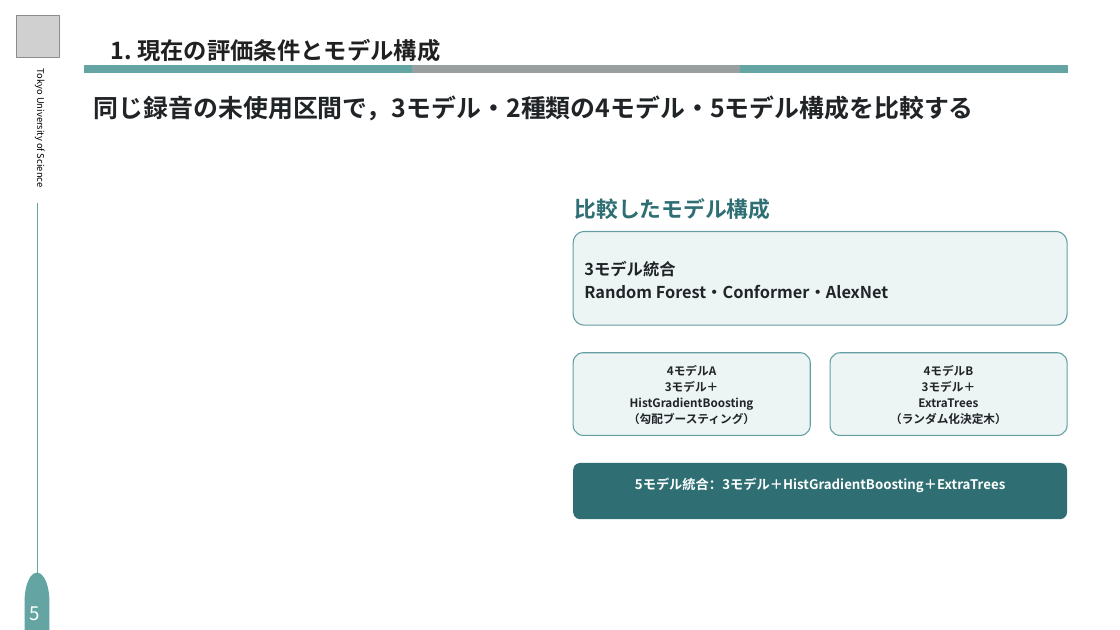
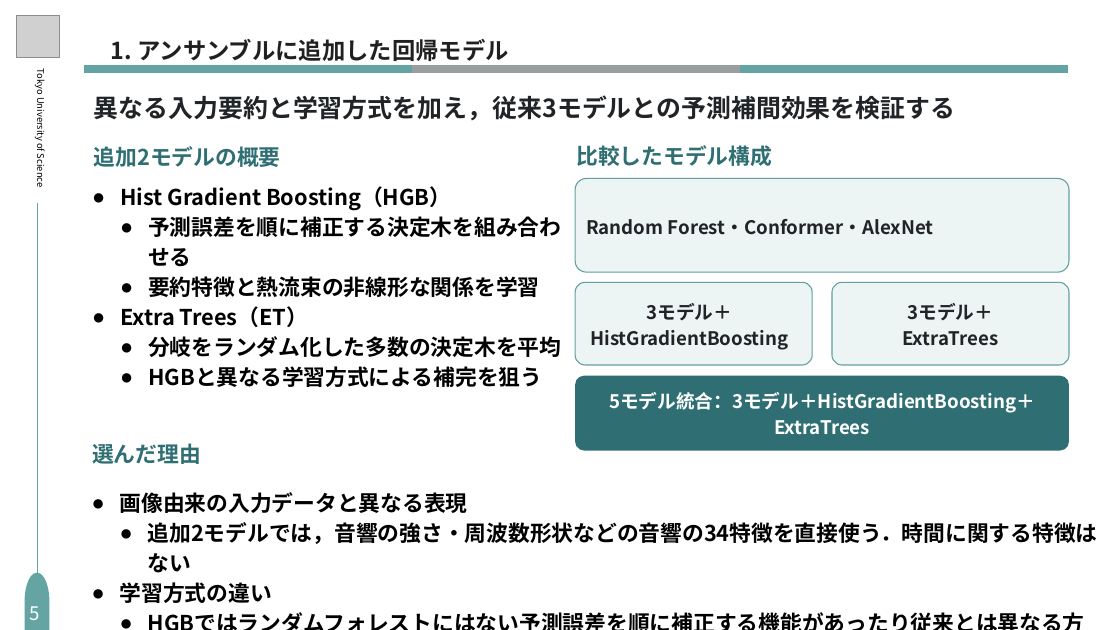
Before and after one commit to S-Riku-tus/university_research, a slide deck: slide 8 of 研究進捗報告/2026/1016（研究進捗報告）/研究進捗_1016_編集用_修正版.pptx (slide 6 before the commit). Drawn at 1120x630 pixels with LibreOffice and Linux fonts; fonts in the diff are those of the drawing; grey boxes stand for pictures. Boxes give left, top, right and bottom in pixels: in the first picture for what was removed or moved away, otherwise in the second. Text is boxed around its words. In the diff, an @@ line names an element or a change of style, - is before the commit and + after.

```diff
--- a/研究進捗報告/2026/1016（研究進捗報告）/研究進捗_1016_編集用_修正版.pptx
+++ b/研究進捗報告/2026/1016（研究進捗報告）/研究進捗_1016_編集用_修正版.pptx
@@ text at (111,39,509,66): text changed @@
-1. 現在の評価条件とモデル構成
+1. アンサンブルに追加した回帰モデル
@@ text at (94,95,955,120): text changed @@
-同じ録音の未使用区間で，3モデル・2種類の4モデル・5モデル構成を比較する
+異なる入力要約と学習方式を加え，従来3モデルとの予測補間効果を検証する
@@ text added at (94,146,281,167), 28 pt, text #2F6F73, bold @@
+追加2モデルの概要
@@ text "比較したモデル構成": place and size @@
-text "比較したモデル構成" at (575,198,771,219)
+text "比較したモデル構成" at (576,145,772,166)
@@ rounded rectangle: place and size @@
-rounded rectangle at (573,231,1067,325)
+rounded rectangle at (575,179,1069,272)
@@ text added at (120,186,561,387), 28 pt, text #000000, bold @@
+● Hist Gradient Boosting（HGB）
+  ● 予測誤差を順に補正する決定木を組み合わせる
+  ● 要約特徴と熱流束の非線形な関係を学習
+● Extra Trees（ET）
+  ● 分岐をランダム化した多数の決定木を平均
+  ● HGBと異なる学習方式による補完を狙う
@@ text "Random Forest・Conformer・AlexNet": place and size @@
-text "Random Forest・Conformer・AlexNet" at (584,261,889,298)
+text "Random Forest・Conformer・AlexNet" at (586,219,934,235)
@@ text "Random Forest・Conformer・AlexNet" at (586,219,934,235): size 21 to 24 pt @@
@@ text at (584,261,675,277): paragraph removed @@
-3モデル統合
@@ 2 rounded rectangles, 2 texts: place and size @@
-2 rounded rectangles, 2 texts at (573,353,1067,436)
+2 rounded rectangles, 2 texts at (575,282,1069,365)
@@ text "3モデル＋" at (590,303,788,350): size 15 to 24 pt @@
@@ text "3モデル＋" at (902,303,998,346): size 15 to 24 pt @@
@@ rounded rectangle: place and size @@
-rounded rectangle at (573,463,1067,519)
+rounded rectangle at (575,376,1069,451)
@@ text "5モデル統合：3モデル＋HistGradientBoosting＋ExtraTrees": place and size @@
-text "5モデル統合：3モデル＋HistGradientBoosting＋ExtraTrees" at (635,477,1005,492)
+text "5モデル統合：3モデル＋HistGradientBoosting＋ExtraTrees" at (609,392,1035,435)
@@ text "5モデル統合：3モデル＋HistGradientBoosting＋ExtraTrees" at (609,392,1035,435): size 17 to 24 pt @@
@@ text at (667,365,716,376): paragraph removed @@
-4モデルA
@@ text at (924,365,974,376): paragraph removed @@
-4モデルB
@@ text at (628,413,755,424): paragraph removed @@
-（勾配ブースティング）
@@ text at (890,413,1007,424): paragraph removed @@
-（ランダム化決定木）
@@ text added at (92,443,201,464), 28 pt, text #2F6F73, bold @@
+選んだ理由
@@ text added at (120,492,1098,603), 28 pt, text #000000, bold @@
+● 画像由来の入力データと異なる表現
+  ● 追加2モデルでは，音響の強さ・周波数形状などの音響の34特徴を直接使う．時間に関する特徴はない
+● 学習方式の違い
+  ● HGBではランダムフォレストにはない予測誤差を順に補正する機能があったり従来とは異なる方式
```
Also in this commit, not shown: 11 other slides changed, 1 slide added, 1 slide removed.
